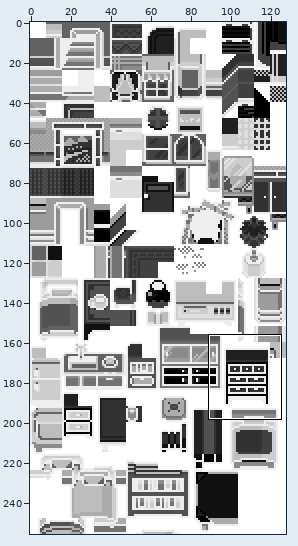
Two states of a sprite sheet, data/tilesets/secondary/generic_building/tiles.png. The first picture is a wide view before the edit; the outline marks the close-up.
Close-up. As it was:
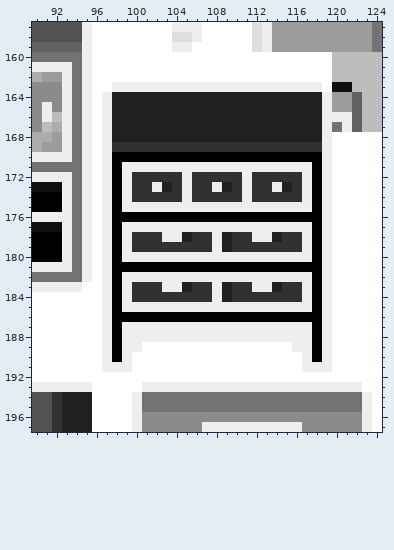
The file is 128x256 pixels. Shown: x 90..124, y 157..197. The commit also changed other parts of the picture, which this record leaves out.
Now the later version:
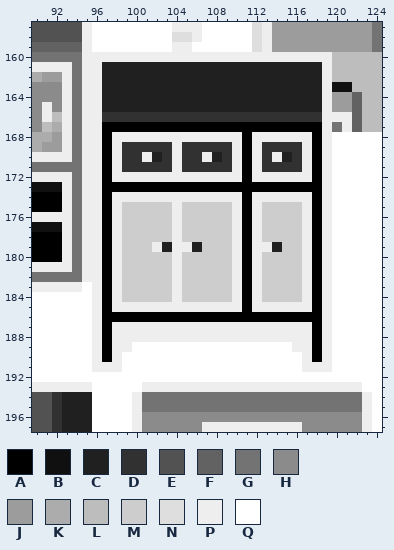
Palette (. is transparent): A #000000  B #101010  C #202020  D #313131  E #525252  F #626262  G #737373  H #8b8b8b  J #9c9c9c  K #acacac  L #bdbdbd  M #cdcdcd  N #dedede  P #eeeeee  Q #ffffff
What changed:
Changed rows in their new state; - is an unchanged pixel.
first column x 96:
160 PPPPPPPPPPPPPPPPPPPPPPPP
161 PCCCCCCCCCCCCCCCCCCCCCCP
162 PCCCCCCCCCCCCCCCCCCCCCCP
163 PCCCCCCCCCCCCCCCCCCCCCCP
164 PC----------------------
165 PC----------------------
166 PDDDDDDDDDDDDDDDDDDDDDD-
167 PAAAAAAAAAAAAAAAAAAAAAA-
168 PAPPPPPPPPPPPPPAPPPPPPA-
169 PAP-----P-----PAP----PA-
170 PAPDDPCDPDDPCDP-PDPCDP--
171 PAPDDDDD-DDDDD-A-DDDD---
172 PAP-PPPPP-PPPPPAPPPPP---
173 PA-AAAAAAAAAAAAAAAAAAA--
174 PAP-PPPPP-PPPPPAPPPPP---
175 PAPMMMMM-MMMMM-A-MMMM---
176 PAPMMMMMPMMMMMP-PMMMMP--
177 PAPMMMMM-MMMMM-A-MMMM---
178 PAPMMMMM-MMMMMPA-MMMM---
179 PAPMMMPCPPCMMMPAPPCMM---
180 PAPMMMMM-MMMMM-A-MMMM---
181 PAPMMMMMPMMMMMP-PMMMMP--
182 PAPMMMMM-MMMMM-A-MMMM---
183 PAPMMMMM-MMMMMPA-MMMM---
184 PAPMMMMMPMMMMMPAPMMMM---
185 PAP------------A--------
186 PA----------------------
187 PAP---------------------
188 PAP---------------------
189 PAP-Q-------------------
190 PAPQ--------------------
191 P--Q--------------------
Pixel boxes of the changes (left, top, right, bottom) in both close-ups:
changed: (92, 52, 332, 372)
